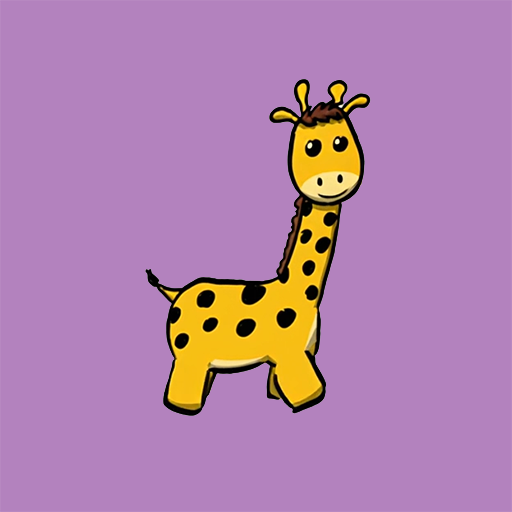
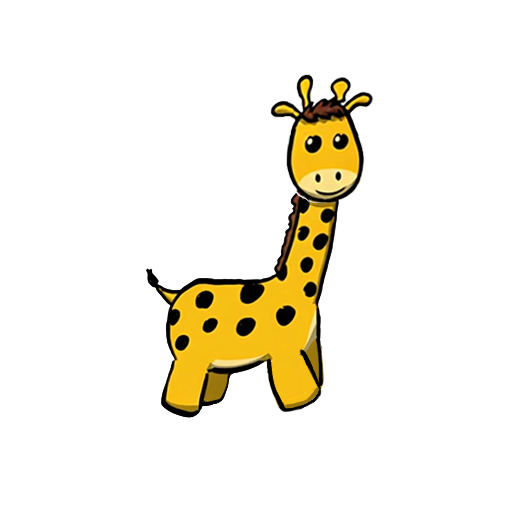
Revision of a layered 512px x 512px image; what changed, layer by layer:
showed "Layer 31", painted on it over [left=0, top=0, right=512, bottom=512]
hid "Layer 30", painted on it over [left=0, top=0, right=512, bottom=512]
hid "purple_background" over [left=0, top=0, right=512, bottom=512]
